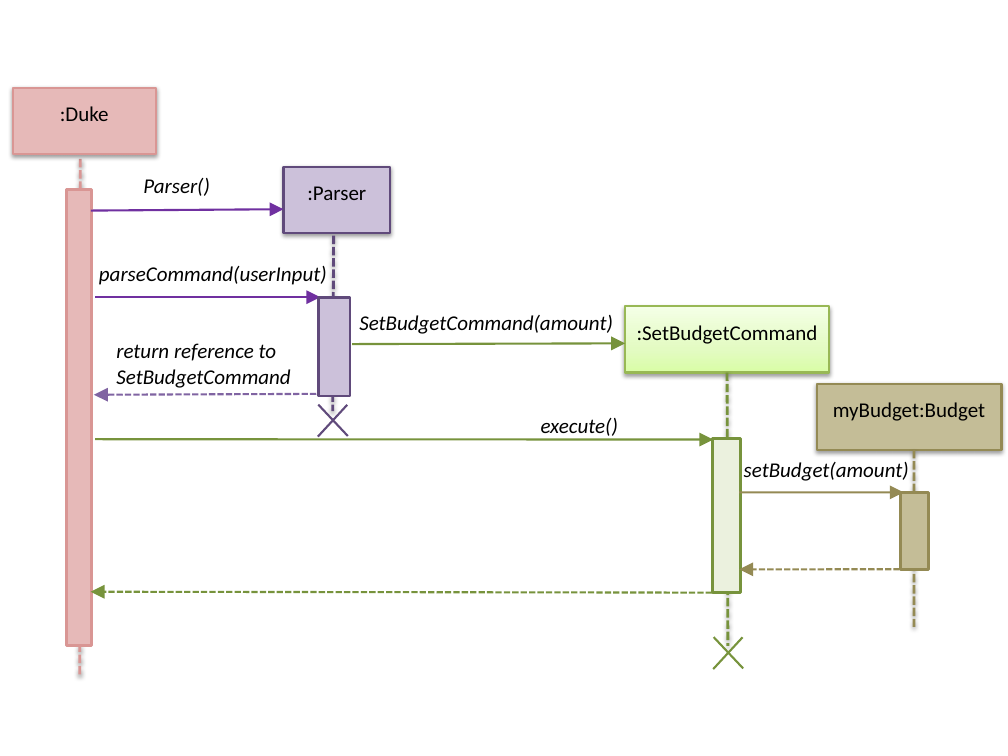
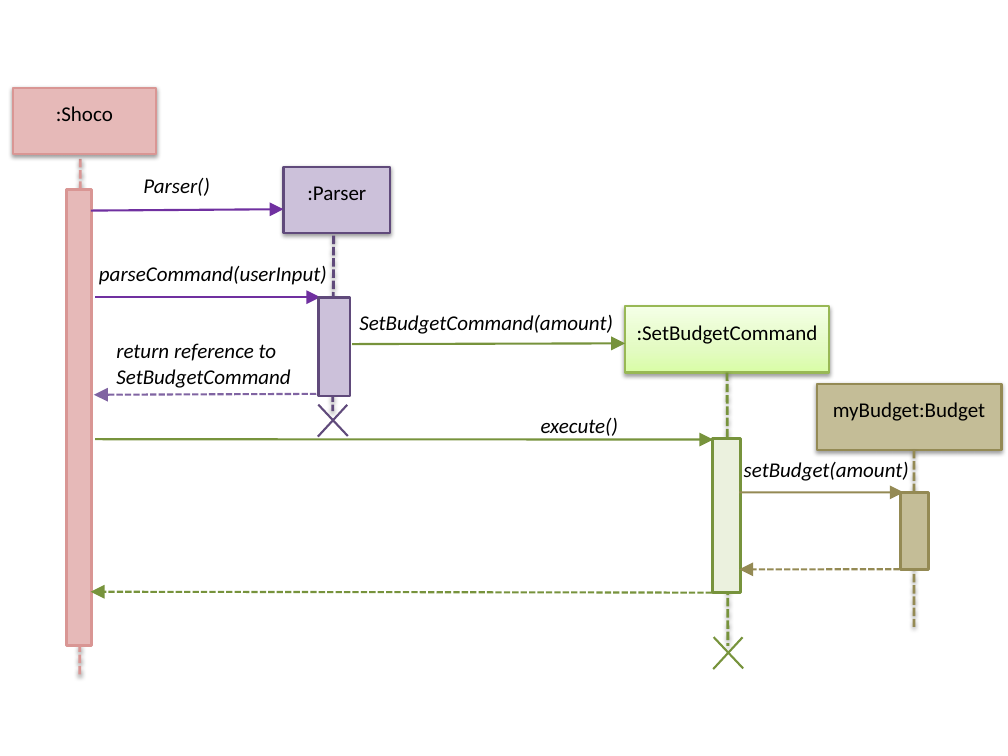
Before and after one commit to nus-cs2113-AY1920S2/tp, a slide deck: slide 1 of docs/SetBudget.pptx. Drawn at 1008x756 pixels with LibreOffice and Linux fonts; fonts in the diff are those of the drawing. Boxes give left, top, right and bottom in pixels: in the first picture for what was removed or moved away, otherwise in the second. Text is boxed around its words. In the diff, an @@ line names an element or a change of style, - is before the commit and + after.

```diff
--- a/docs/SetBudget.pptx
+++ b/docs/SetBudget.pptx
@@ text in rectangle at box(56, 106, 113, 121): text changed @@
-:Duke
+:Shoco
```
Also in this commit, not shown: 9 other files.
